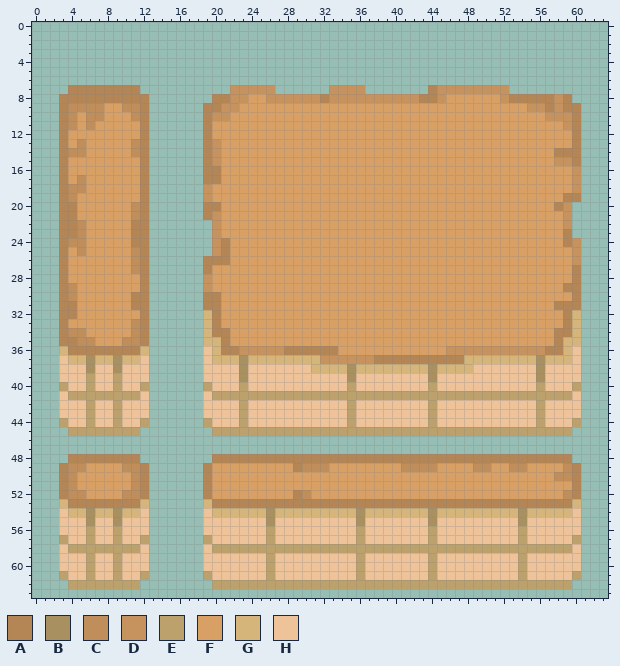
One commit to this pixel-art file: Assets/sprites/map/map_wall/map_wall.aseprite. The picture above was drawn from the file before the commit.
64x64 pixels, 1 frame.
Palette (. is transparent): A #b48555  B #a99061  C #bf8e5a  D #c6925d  E #bda16c  F #d9a066  G #d5b57a  H #eec39a
Pixels before (only the part around the change), first column x 15:
 0 .................................................
 1 .................................................
 2 .................................................
 3 .................................................
 4 .................................................
 5 .................................................
 6 .................................................
 7 .......DDDDD......DDDD.......ADDDDDDDD...........
 8 .....AADDFFDDDDDDADDDDDDDDDDAADFFFFFFDAAAAADA....
 9 ....AADDFFFFFFFFFFFFFFFFFFFFFFFFFFFFFFFFDDADAA...
10 ....ADDFFFFFFFFFFFFFFFFFFFFFFFFFFFFFFFFFFFDDDA...
11 ....AFFFFFFFFFFFFFFFFFFFFFFFFFFFFFFFFFFFFFFFDA...
12 ....AFFFFFFFFFFFFFFFFFFFFFFFFFFFFFFFFFFFFFFFFA...
13 ....ADFFFFFFFFFFFFFFFFFFFFFFFFFFFFFFFFFFFFFFFA...
14 ....ADFFFFFFFFFFFFFFFFFFFFFFFFFFFFFFFFFFFFFAAA...
15 ....ADFFFFFFFFFFFFFFFFFFFFFFFFFFFFFFFFFFFFFDDA...
16 ....AAFFFFFFFFFFFFFFFFFFFFFFFFFFFFFFFFFFFFFFFD...
17 ....AAFFFFFFFFFFFFFFFFFFFFFFFFFFFFFFFFFFFFFFFD...
18 ....DFFFFFFFFFFFFFFFFFFFFFFFFFFFFFFFFFFFFFFFFD...
19 ....DFFFFFFFFFFFFFFFFFFFFFFFFFFFFFFFFFFFFFFFAA...
20 ....AAFFFFFFFFFFFFFFFFFFFFFFFFFFFFFFFFFFFFFAD....
21 ....ADFFFFFFFFFFFFFFFFFFFFFFFFFFFFFFFFFFFFFFD....
22 .....DFFFFFFFFFFFFFFFFFFFFFFFFFFFFFFFFFFFFFFD....
23 .....DFFFFFFFFFFFFFFFFFFFFFFFFFFFFFFFFFFFFFFA....
24 .....DAFFFFFFFFFFFFFFFFFFFFFFFFFFFFFFFFFFFFFAD...
25 .....DAFFFFFFFFFFFFFFFFFFFFFFFFFFFFFFFFFFFFFFD...
26 ....AAAFFFFFFFFFFFFFFFFFFFFFFFFFFFFFFFFFFFFFFD...
27 ....AFFFFFFFFFFFFFFFFFFFFFFFFFFFFFFFFFFFFFFFFA...
28 ....DFFFFFFFFFFFFFFFFFFFFFFFFFFFFFFFFFFFFFFFFA...
29 ....DFFFFFFFFFFFFFFFFFFFFFFFFFFFFFFFFFFFFFFFAA...
30 ....AAFFFFFFFFFFFFFFFFFFFFFFFFFFFFFFFFFFFFFFFA...
31 ....AAFFFFFFFFFFFFFFFFFFFFFFFFFFFFFFFFFFFFFAAA...
32 ....GAFFFFFFFFFFFFFFFFFFFFFFFFFFFFFFFFFFFFFFAG...
33 ....GAFFFFFFFFFFFFFFFFFFFFFFFFFFFFFFFFFFFFFFAG...
34 ....GAAFFFFFFFFFFFFFFFFFFFFFFFFFFFFFFFFFFFFAAG...
35 ....GGAFFFFFFFFFFFFFFFFFFFFFFFFFFFFFFFFFFFFAGG...
36 ....HGAADDDDDAAAAAAFFFFFFFFFFFFDDDDDDDDDDDAAGH...
37 ....HGGGBGGGGGGGGDDDDDDAAAAAAAAAAGGGGGGGGBGGGH...
38 ....HHHHBHHHHHHHGGGGBGGGGGGGGBGGGGHHHHHHHBHHHH...
39 ....HHHHBHHHHHHHHHHHBHHHHHHHHBHHHHHHHHHHHBHHHH...
40 ....EHHHEHHHHHHHHHHHEHHHHHHHHEHHHHHHHHHHHEHHHE...
41 ....HEEEEEEEEEEEEEEEEEEEEEEEEEEEEEEEEEEEEEEEEH...
42 ....HHHHEHHHHHHHHHHHEHHHHHHHHEHHHHHHHHHHHEHHHH...
43 ....HHHHEHHHHHHHHHHHEHHHHHHHHEHHHHHHHHHHHEHHHH...
44 ....EHHHEHHHHHHHHHHHEHHHHHHHHEHHHHHHHHHHHEHHHE...
45 .....EEEEEEEEEEEEEEEEEEEEEEEEEEEEEEEEEEEEEEEE....
46 .................................................
47 .................................................
48 .....AAAAAAAAAAAAAAAAAAAAAAAAAAAAAAAAAAAAAAAA....
49 ....AFFFFFFFFFACCCFFFFFFFFCCCCFFFFCCFFCCFFFFCA...
50 ....AFFFFFFFFFFFFFFFFFFFFFFFFFFFFFFFFFFFFFFCCA...
51 ....AFFFFFFFFFFFFFFFFFFFFFFFFFFFFFFFFFFFFFFFFA...
52 ....AFFFFFFFFFACFFFFFFFFFFFFFFFFFFFFFFFFFFFFCA...
53 ....GAAAAAAAAAAAAAAAAAAAAAAAAAAAAAAAAAAAAAAAAG...
54 ....HGGGGGGBGGGGGGGGGBGGGGGGGBGGGGGGGGGBGGGGGH...
55 ....HHHHHHHBHHHHHHHHHBHHHHHHHBHHHHHHHHHBHHHHHH...
56 ....HHHHHHHEHHHHHHHHHEHHHHHHHEHHHHHHHHHEHHHHHH...
57 ....EHHHHHHEHHHHHHHHHEHHHHHHHEHHHHHHHHHEHHHHHE...
58 ....HEEEEEEEEEEEEEEEEEEEEEEEEEEEEEEEEEEEEEEEEH...
Once edited:
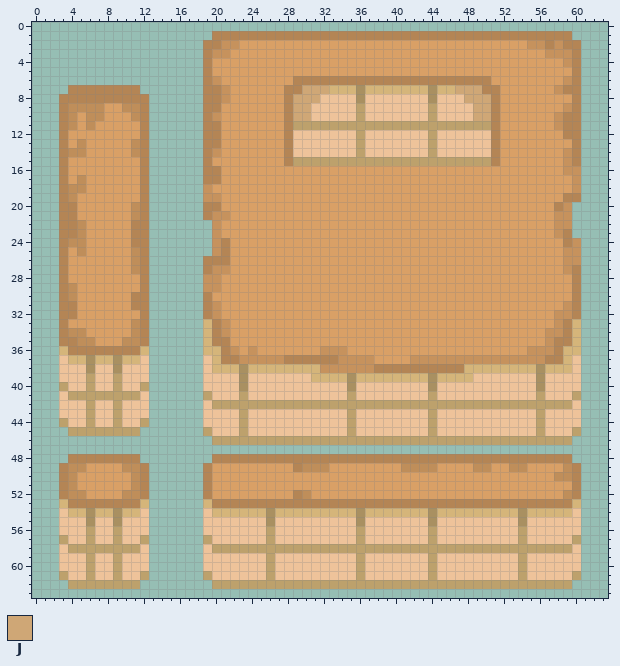
Colours new in this view: J #cfa776
Edits made:
y 1: x 20..59 ........................................ -> AAAAAAAAAAAAAAAAAAAAAAAAAAAAAAAAAAAAAAAA
y 2: x 19..60 .......................................... -> AADDFFFFFFFFFFFFFFFFFFFFFFFFFFFFFFFFDDADAA
y 3: x 19..60 .......................................... -> ADDFFFFFFFFFFFFFFFFFFFFFFFFFFFFFFFFFFFDDDA
y 4: x 19..60 .......................................... -> AFFFFFFFFFFFFFFFFFFFFFFFFFFFFFFFFFFFFFFFDA
y 5: x 19..60 .......................................... -> AFFFFFFFFFFFFFFFFFFFFFFFFFFFFFFFFFFFFFFFFA
y 6: x 19..60 .......................................... -> ADFFFFFFFFAAAAAAAAAAAAAAAAAAAAAAFFFFFFFFDA
y 7: x 19..60 ...DDDDD......DDDD.......ADDDDDDDD........ -> AADFFFFFFAAJJJGGGBGGGGGGGBGGJJJAAFFFFFFDAA
y 8: x 19 . -> A; x 21..23 ADD -> DFF; x 26..60 DDDDDDADDDDDDDDDDAADFFFFFFDAAAAADA. -> FFAJJJHHHHBHHHHHHHBHHHJJJAFFFFFFFFA
y 9: x 21..22 DD -> FF; x 28..51 FFFFFFFFFFFFFFFFFFFFFFFF -> AJJHHHHHEHHHHHHHEHHHHJJA; x 55..59 DDADA -> FFFFD
y 10: x 21 D -> F; x 28..51 FFFFFFFFFFFFFFFFFFFFFFFF -> AJJHHHHHEHHHHHHHEHHHHJJA; x 57 D -> F; x 59 D -> A
y 11: x 20 F -> A; x 28..51 FFFFFFFFFFFFFFFFFFFFFFFF -> AEEEEEEEEEEEEEEEEEEEEEEA; x 58..59 FD -> DA
y 12: x 20 F -> A; x 28..51 FFFFFFFFFFFFFFFFFFFFFFFF -> AHHHHHHHEHHHHHHHEHHHHHHA; x 59 F -> A
y 13: x 20 D -> A; x 28..51 FFFFFFFFFFFFFFFFFFFFFFFF -> AHHHHHHHEHHHHHHHEHHHHHHA
y 14: x 28..51 FFFFFFFFFFFFFFFFFFFFFFFF -> AHHHHHHHEHHHHHHHEHHHHHHA; x 58..59 AA -> FD
y 15: x 20 D -> F; x 28..51 FFFFFFFFFFFFFFFFFFFFFFFF -> AEEEEEEEEEEEEEEEEEEEEEEA; x 58 D -> F
y 16: x 59 F -> D
y 19: x 20 F -> D
y 21: x 21 F -> D; x 58 F -> D
y 22..23: x 58 F -> D
y 25..26: x 59 F -> D
y 27: x 20..21 FF -> DD; x 59 F -> D
y 28: x 20 F -> D
y 29: x 20 F -> D; x 59 A -> F
y 30: x 20 A -> F
y 31: x 20 A -> D; x 58..59 AA -> FD
y 32: x 19..20 GA -> AD; x 58..60 FAG -> DDA
y 33: x 21 F -> D; x 58 F -> D
y 34: x 21 A -> D; x 57..58 FA -> DD
y 35: x 20 G -> A; x 57 F -> D; x 59 G -> A
y 36: x 19 H -> G; x 22..23 AD -> DF; x 25..34 DDDAAAAAAF -> FFFFFFFDDD; x 46..54 DDDDDDDDD -> FFFFFFFFF; x 57 A -> D; x 60 H -> G
y 37: x 21..33 GGBGGGGGGGGDD -> AADDDDDAAAAAA; x 38..58 AAAAAAAAAAGGGGGGGGBGG -> FFFFDDDDDDDDDDDDDDDAA
y 38: x 20..22 HHH -> GGG; x 24..30 HHHHHHH -> GGGGGGG; x 32..47 GGGBGGGGGGGGBGGG -> DDDDDDAAAAAAAAAA; x 49..55 HHHHHHH -> GGGGGGG; x 57..59 HHH -> GGG
y 39: x 31..34 HHHH -> GGGG; x 36..43 HHHHHHHH -> GGGGGGGG; x 45..48 HHHH -> GGGG
y 40: x 19 E -> H; x 23 E -> B; x 35 E -> B; x 44 E -> B; x 56 E -> B; x 60 E -> H
y 41: x 19..22 HEEE -> EHHH; x 24..34 EEEEEEEEEEE -> HHHHHHHHHHH; x 36..43 EEEEEEEE -> HHHHHHHH; x 45..55 EEEEEEEEEEE -> HHHHHHHHHHH; x 57..60 EEEH -> HHHE
y 42: x 20..22 HHH -> EEE; x 24..34 HHHHHHHHHHH -> EEEEEEEEEEE; x 36..43 HHHHHHHH -> EEEEEEEE; x 45..55 HHHHHHHHHHH -> EEEEEEEEEEE; x 57..59 HHH -> EEE
y 44: x 19 E -> H; x 60 E -> H
y 45: x 19..22 .EEE -> EHHH; x 24..34 EEEEEEEEEEE -> HHHHHHHHHHH; x 36..43 EEEEEEEE -> HHHHHHHH; x 45..55 EEEEEEEEEEE -> HHHHHHHHHHH; x 57..60 EEE. -> HHHE
y 46: x 20..59 ........................................ -> EEEEEEEEEEEEEEEEEEEEEEEEEEEEEEEEEEEEEEEE
